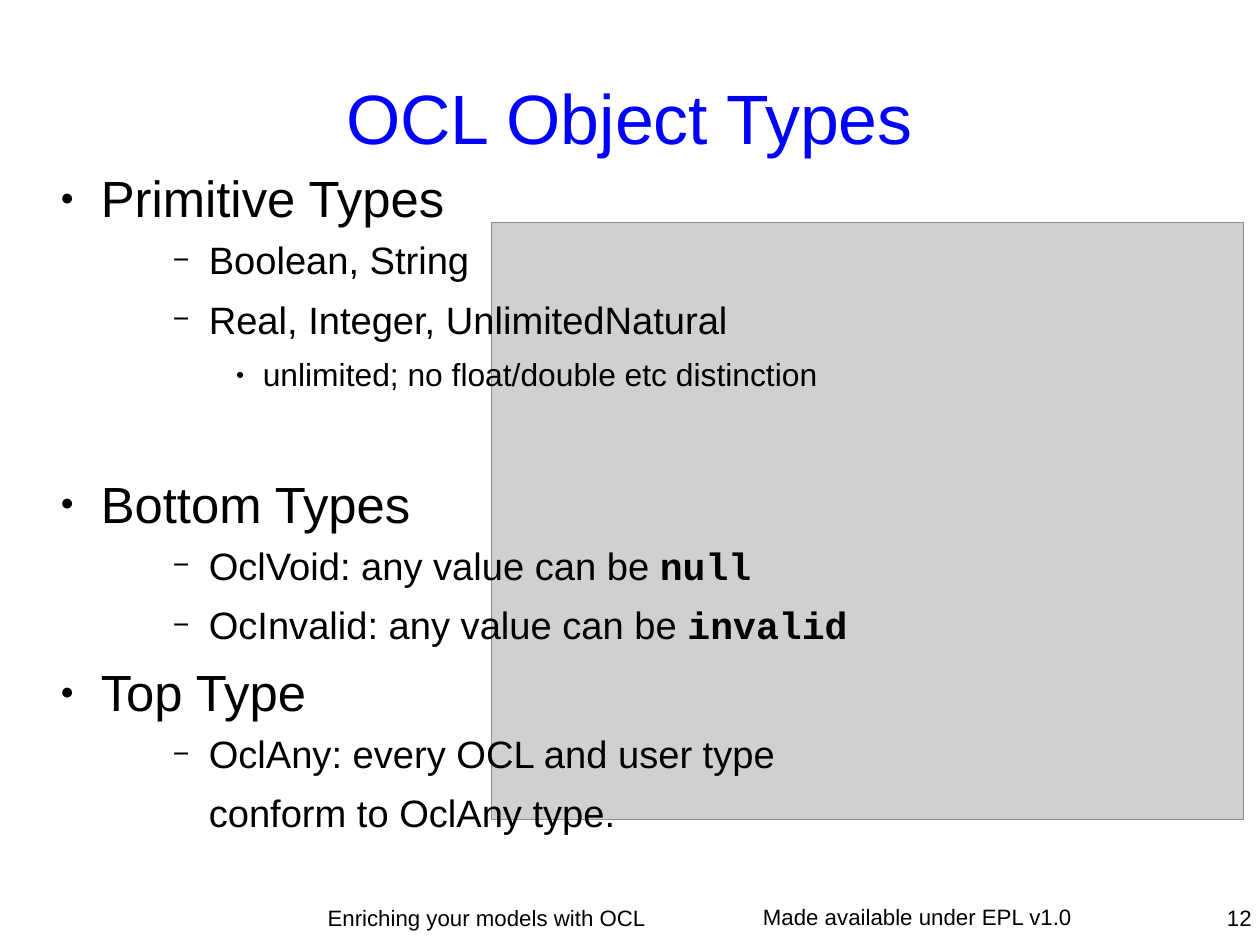
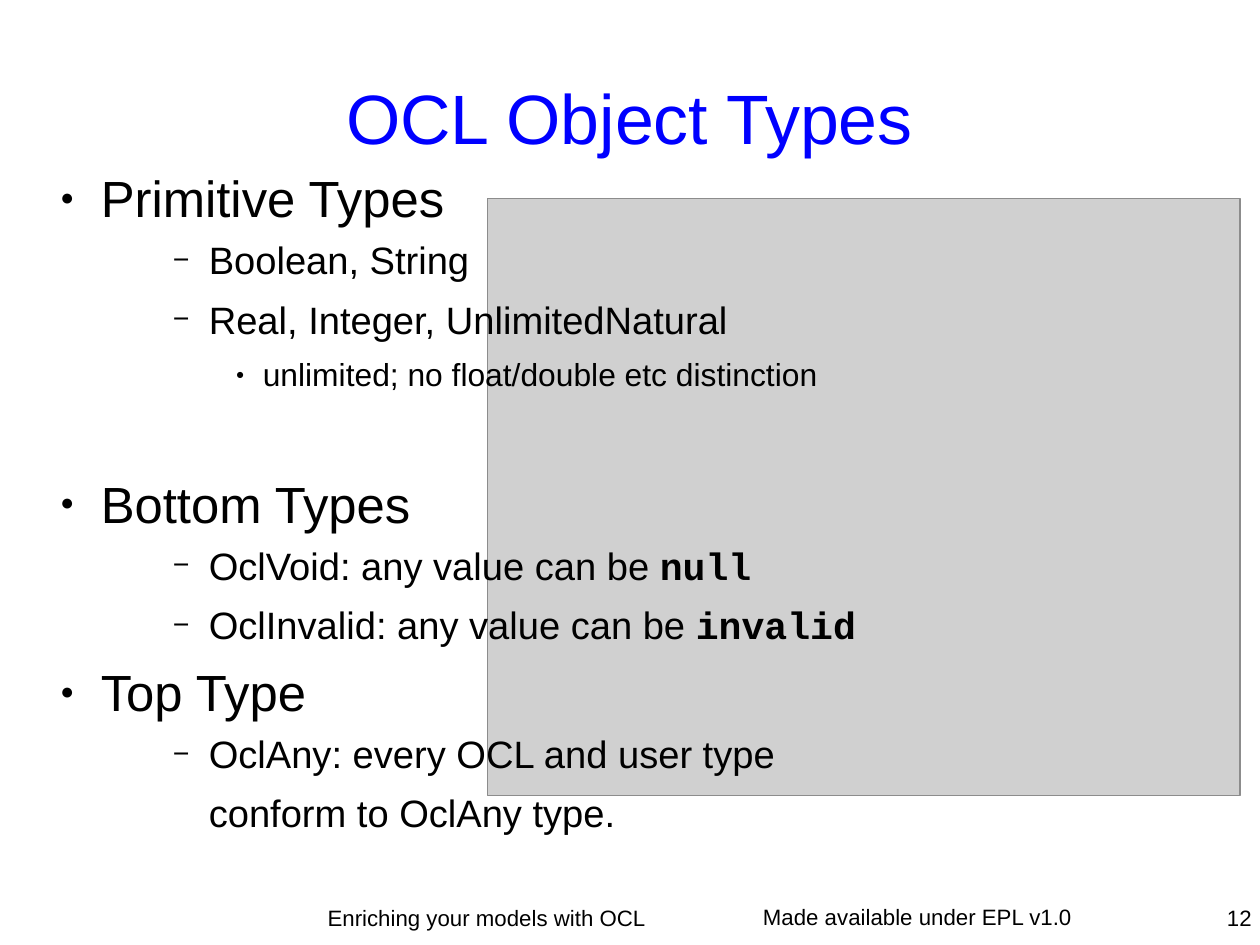
Before and after one commit to eclipse-ocl/ocl-website, a slide deck: slide 12 of ocl/docs/publications/ESE2010LongTalk/EnrichingWithOCL.odp. Drawn at 1260x945 pixels with LibreOffice and Linux fonts; fonts in the diff are those of the drawing; grey boxes stand for pictures. Boxes give left, top, right and bottom in pixels: in the first picture for what was removed or moved away, otherwise in the second. Text is boxed around its words. In the diff, an @@ line names an element or a change of style, - is before the commit and + after.

Commit message:
Axel's extra benchmarks Logos Pictures on 33/34 Layout tweaks

```diff
--- a/ocl/docs/publications/ESE2010LongTalk/EnrichingWithOCL.odp
+++ b/ocl/docs/publications/ESE2010LongTalk/EnrichingWithOCL.odp
@@ picture: place and size @@
-picture at [492,222,1244,819]
+picture at [488,199,1241,796]
@@ text at [209,609,856,647]: text changed @@
-    − OcInvalid: any value can be invalid
+    − OclInvalid: any value can be invalid
```
Also in this commit, not shown: 17 other slides changed, 3 slides added.
